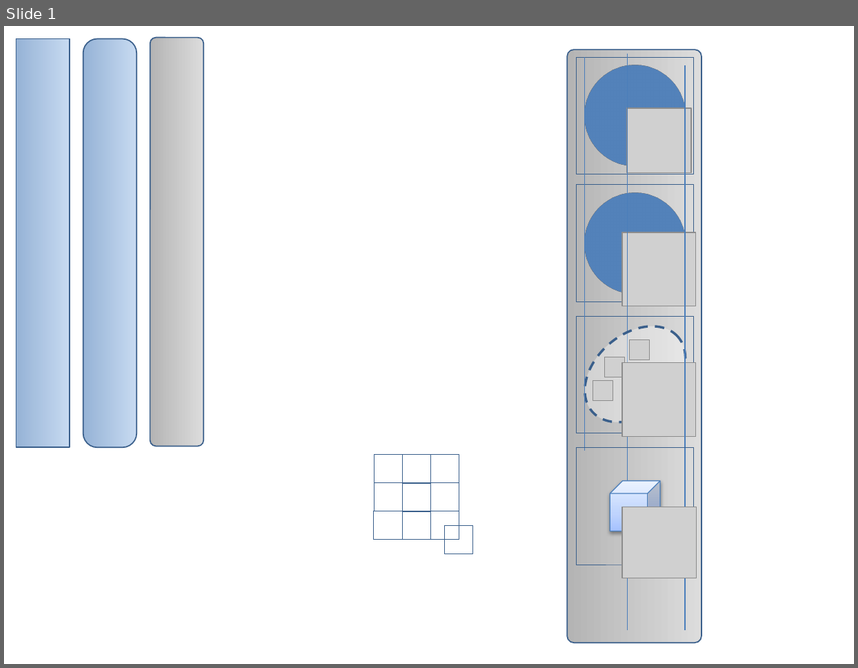
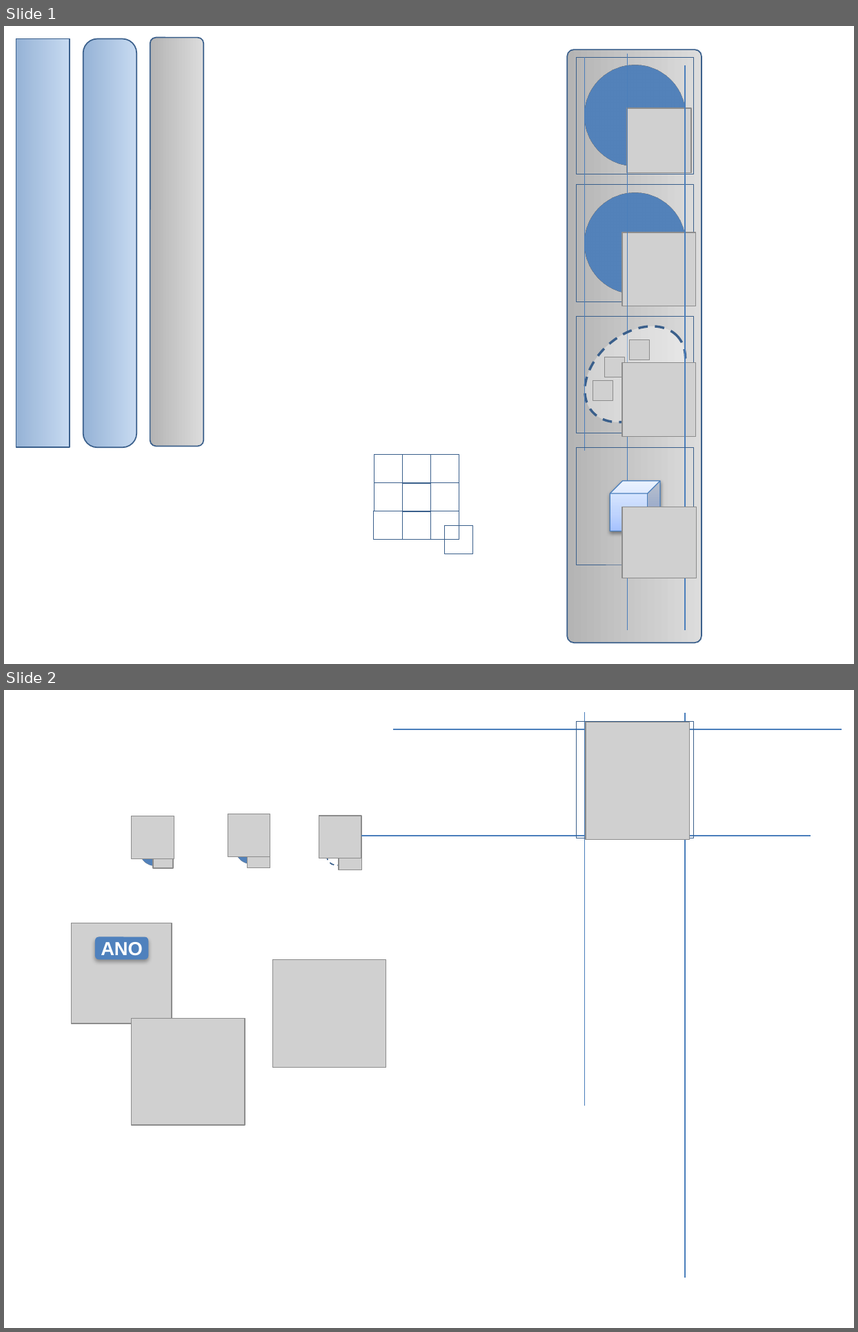
Before and after one commit to Vaa3D/vaa3d_tools, a slide deck: released_plugins/v3d_plugins/teramanager/icons.pptx. Shown one above the other, each under a label of ours: slide 1 before the commit, slides 1 and 2 after it. The pictures are 858x668 and 858x1332 pixels, drawn with LibreOffice and Linux fonts; fonts in the diff are those of the drawing; grey boxes stand for pictures; background and template pictures are left out. Boxes give left, top, right and bottom in pixels: in the first picture for what was removed or moved away, otherwise in the second. Text is boxed around its words. In the diff, an @@ line names an element or a change of style, - is before the commit and + after.

```diff
--- a/released_plugins/v3d_plugins/teramanager/icons.pptx
+++ b/released_plugins/v3d_plugins/teramanager/icons.pptx
@@ slide 2 added at [4, 690, 854, 1328], background #FFFFFF @@
@@ line added from (842, 729) to (392, 729), #4B7EBC 0.75 pt @@
@@ rectangle added at [576, 720, 693, 838], outline #3A5F8C 0.25 pt @@
@@ line added from (584, 1105) to (584, 712), #4B7EBC 0.75 pt @@
@@ picture added at [586, 722, 689, 840] @@
@@ line added from (685, 1277) to (685, 713), #4B7EBC 0.75 pt @@
@@ picture added at [132, 816, 174, 858] @@
@@ ellipse added at [140, 834, 172, 866], fill #4F81BD @@
@@ picture added at [228, 814, 270, 856] @@
@@ ellipse added at [235, 832, 267, 863], fill #4F81BD @@
@@ picture added at [319, 816, 362, 858] @@
@@ ellipse added at [321, 829, 364, 871], fill #FFFFFF at 37% opacity, outline #3A5F8C 1 pt dashed @@
@@ picture added at [153, 848, 173, 869] @@
@@ picture added at [247, 845, 270, 867] @@
@@ picture added at [339, 847, 362, 869] @@
@@ line added from (811, 836) to (362, 836), #4B7EBC 0.75 pt @@
@@ picture added at [71, 923, 172, 1023] @@
@@ rounded rectangle added at [95, 936, 148, 960], fill #4F81BD, 16 pt, text #FFFFFF, bold @@
+ANO
@@ picture added at [272, 960, 386, 1067] @@
@@ picture added at [132, 1018, 245, 1125] @@
```
Also in this commit, not shown: 1 slide removed, 14 other files.
